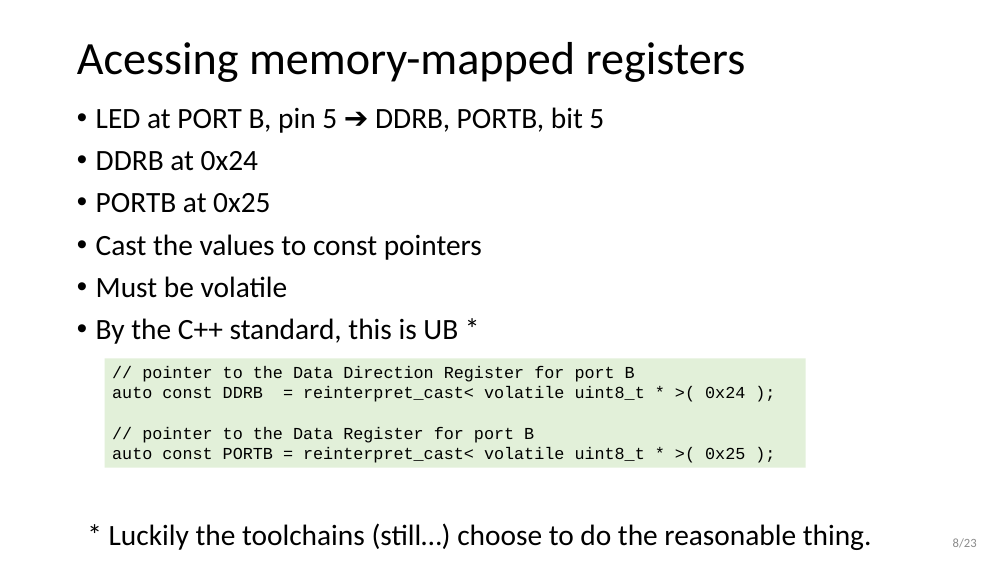
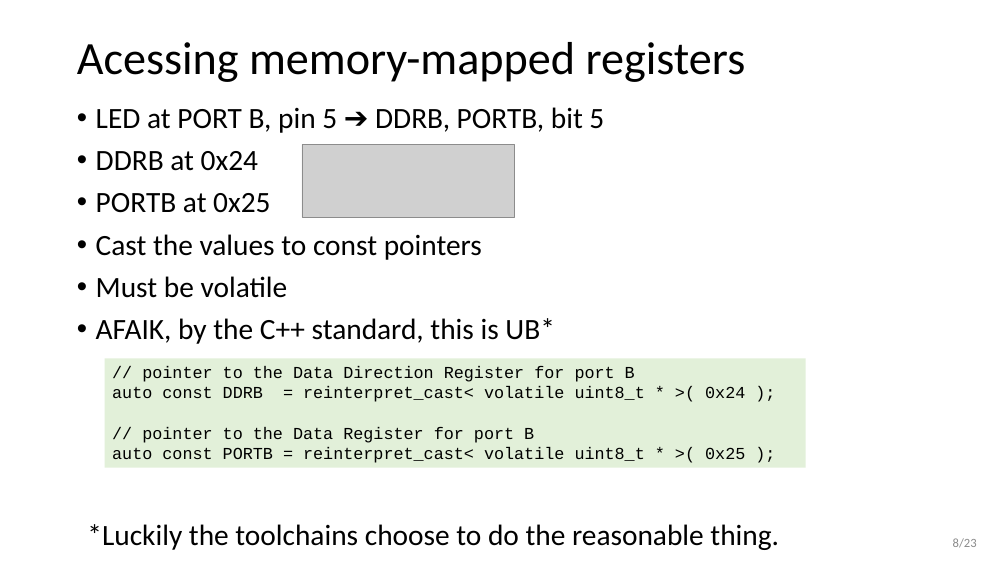
Before and after one commit to wovo/talk-gpio-abstractions, a slide deck: slide 8 of powerpoint/gpio-abstractions.pptx. Drawn at 1008x567 pixels with LibreOffice and Linux fonts; fonts in the diff are those of the drawing; grey boxes stand for pictures. Boxes give left, top, right and bottom in pixels: in the first picture for what was removed or moved away, otherwise in the second. Text is boxed around its words. In the diff, an @@ line names an element or a change of style, - is before the commit and + after.

```diff
--- a/powerpoint/gpio-abstractions.pptx
+++ b/powerpoint/gpio-abstractions.pptx
@@ picture added at <box>302,144,514,217</box> @@
@@ text at <box>96,318,554,344</box>: text changed @@
-• By the C++ standard, this is UB *
+• AFAIK, by the C++ standard, this is UB*
@@ text at <box>87,524,779,550</box>: text changed @@
-* Luckily the toolchains (still…) choose to do the reasonable thing.
+*Luckily the toolchains choose to do the reasonable thing.
```
Also in this commit, not shown: 11 other slides changed, 1 slide added.
